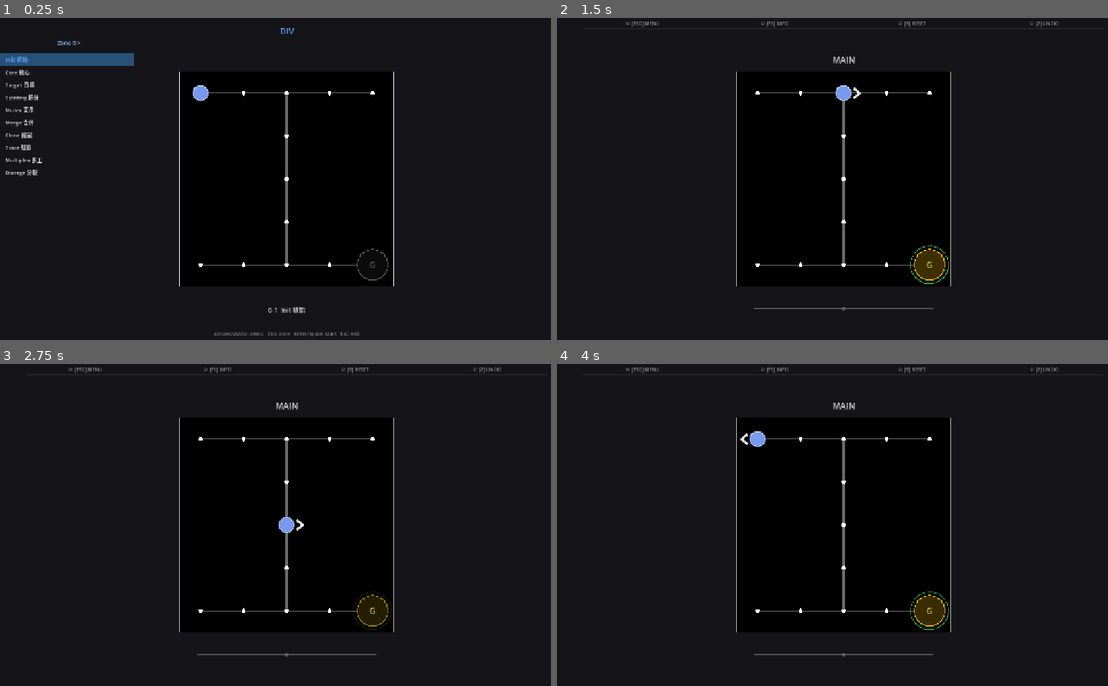
Above: before the commit, frames 1-4 (two rows, left to right).
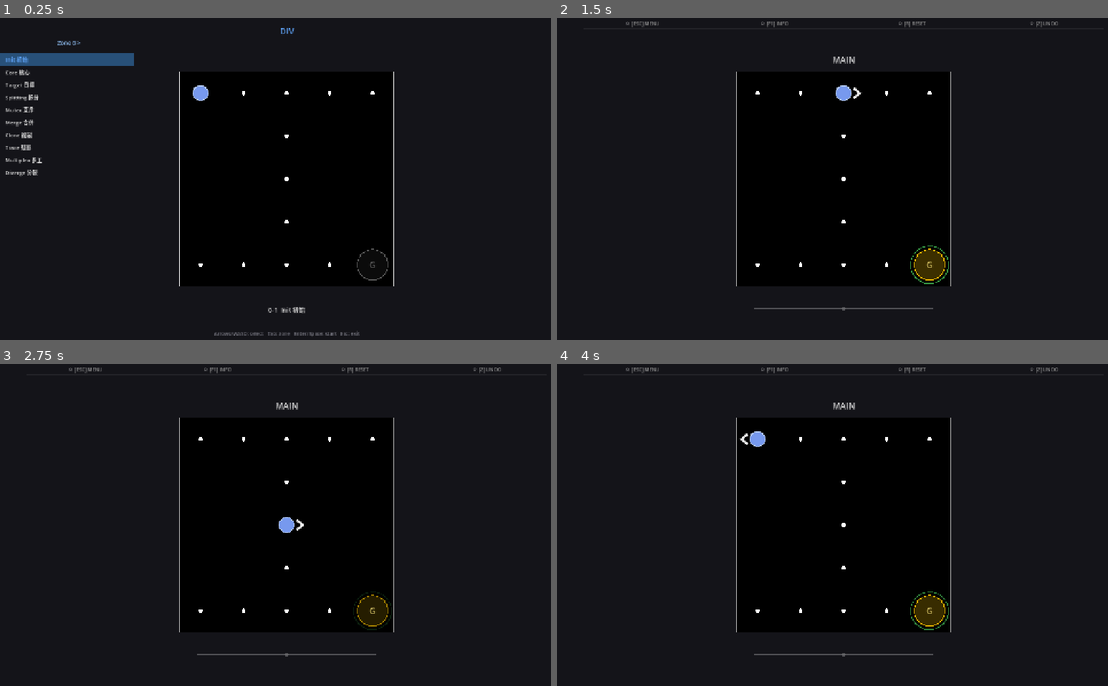
Above: after the commit, the same moments.

Repository: Periodev/DIV
Game: Godot game, scene res://scenes/main.tscn
Two runs of this game, one before a commit and one after it. Both use one fixed random seed, a clock stepped at 60 frames per second and the inputs below.
Inputs:
- Up to frame 1 (0.25 s): no input
- Up to frame 2 (1.5 s): tap Enter at 0.5 s; hold D 0.53-1.28 s; tap R at 0.6 s; tap Space at 0.77 s; hold S from 1.28 s (still down); tap Z at 1.35 s
- Up to frame 3 (2.75 s): tap Space at 1.52 s; release S at 2.03 s; hold D from 2.03 s (still down); tap C at 2.1 s
- Up to frame 4 (4 s): tap Space at 2.75, 3.02, 3.77 s; release D at 2.78 s; hold W 2.78-3.53 s; tap V at 2.85 s; tap Enter at 3.5 s; hold A from 3.53 s (still down); tap F at 3.6 s

The runs differ from the first frame. In frame 1, 0.4% of the frame differs, in the area x 36-68%, y 23-77%; in frame 2, 0.4%; in frame 3, 0.4%; in frame 4, 0.4%.

Commit message:
Thinner terrain lines, thicker shadow links clipped to entity edges
- Terrain connection width: 3.2 → 1.5
- Shadow connection width: 1.6 → 2.8
- Shadow lines now clipped to diamond outline on both ends (clip by _nr)
- Persistent top hint bar: ESC F1 R Z (SystemCalloutUI)

Co-Authored-By: Claude Sonnet 4.6 <noreply@anthropic.com>

Diff:
--- a/godot/scripts/GameRenderer.gd
+++ b/godot/scripts/GameRenderer.gd
@@ -236,7 +236,7 @@
 	if b_filled_hole or tt_b == Enums.TerrainType.FLOOR or tt_b == Enums.TerrainType.NO_CARRY:
 		clip_b = 0.0
 
-	_draw_clipped_connection_line(c_a, c_b, clip_a, clip_b, conn_col, 3.2)
+	_draw_clipped_connection_line(c_a, c_b, clip_a, clip_b, conn_col, 1.5)
 
 
 func _connection_line_color(tt_a: int, tt_b: int, a: float) -> Color:
@@ -1337,7 +1337,16 @@
 			if pos == front_pos:
 				continue
 			var other_center: Vector2 = _grid_to_local_center(pos, eff)
-			_draw_dashed_line(other_center, front_center, line_color, 1.6, 12.0, offset)
+			var seg: Vector2 = front_center - other_center
+			var seg_len: float = seg.length()
+			var clip: float = _nr
+			if seg_len <= clip * 2.0:
+				continue
+			var seg_dir: Vector2 = seg / seg_len
+			_draw_dashed_line(
+				other_center + seg_dir * clip,
+				front_center - seg_dir * clip,
+				line_color, 2.8, 12.0, offset)
 
 
 # ---------------------------------------------------------------------------
